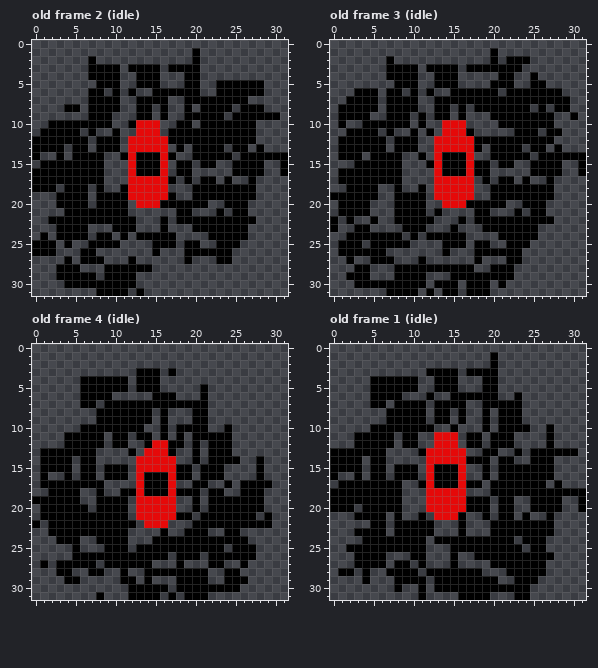
Pixel-art file -- Godot Project files/meta-game-jam-26/assets/Characters/Big Boss/swarm.ase. Above is the file before it was changed.
32x32 pixels, 8 frames. Shown: old frame 2 (idle), old frame 3 (idle), old frame 4 (idle), old frame 1 (idle). The commit also changed other frames, which this record leaves out.
After the commit:
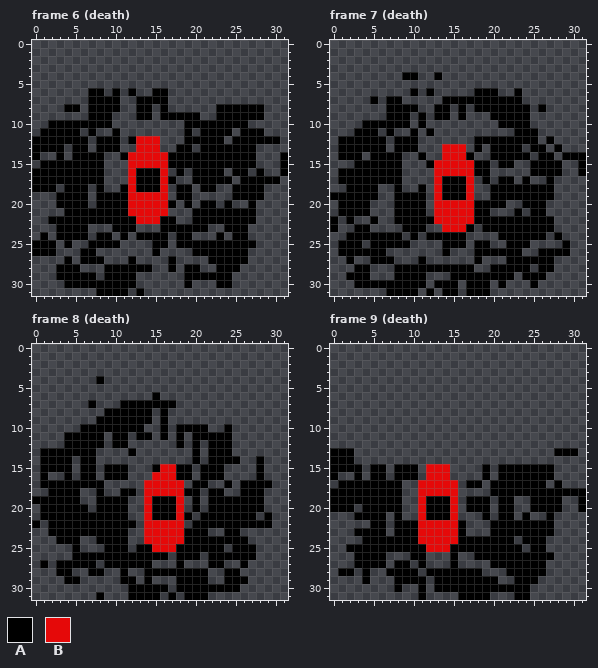
Palette (. is transparent): A #000000  B #e50909
A new or re-ordered frame is compared with the old frame closest to it.
Log entry: Add swarm death animation
From old to new:
frames 8 -> 24
Frame 6 (death) is new; against old frame 2 (idle), layer "Layer 1":
y 1: x 20 A -> .
y 2: x 7 A -> .; x 20 A -> .
y 3: x 7..10 AAAA -> ....; x 12..15 AAAA -> ....; x 17..20 AAAA -> ....
y 4: x 7..10 AAAA -> ....; x 13..15 AAA -> ...; x 19..20 AA -> ..
y 5: x 8..10 AAA -> ...; x 13..15 AAA -> ...; x 19..20 AA -> ..; x 23..28 AAAAAA -> ......
y 6: x 17..20 AAAA -> ....; x 23..28 AAAAAA -> ......
y 7: x 19..26 AAAAAAAA -> ........
y 8: x 19 A -> .; x 21..22 AA -> ..; x 25 . -> A
y 9: x 17..18 .. -> AA; x 21..22 AA -> ..; x 24 . -> A; x 29..30 AA -> ..
y 10: x 12..15 ABBB -> ....; x 18 A -> .; x 20 . -> A; x 27 A -> .
y 11: x 13..15 BBB -> ...; x 17..18 AA -> ..; x 20 A -> .; x 25 A -> .; x 28 . -> A
y 12: x 12 B -> A; x 16..18 BAA -> ...; x 24 A -> .; x 28..30 ... -> AAA
y 13: x 12 B -> .; x 16 B -> .; x 19..20 .A -> A.; x 24 . -> A; x 27..28 .A -> A.
y 14: x 13..15 AAA -> BBB; x 18..19 .. -> AA; x 25 . -> A; x 28..30 AAA -> ...
y 15: x 13..15 AAA -> BBB; x 17 . -> A; x 20 . -> A; x 23..24 .. -> AA; x 28 A -> .
y 16: x 19..23 A.... -> .AAAA; x 27 A -> .
y 17: x 13..15 BBB -> AAA; x 19..20 A. -> .A; x 23 . -> A; x 26 . -> A; x 28..30 ... -> AAA
y 18: x 13..15 BBB -> AAA; x 18..20 ..A -> AA.; x 23..24 AA -> ..; x 28 . -> A
y 19: x 17..24 A..AAAAA -> .AA.....; x 28 . -> A
y 20: x 12 . -> B; x 16 A -> B; x 18 A -> .; x 20 A -> .; x 22 . -> A; x 25..27 AA. -> ..A
y 21: x 12..16 ..... -> BBBBB; x 18..22 AA... -> ..AAA; x 24 . -> A; x 27 . -> A
y 22: x 13..15 ... -> BBB; x 17..19 .AA -> A..
y 23: x 17..19 ... -> AAA; x 22..23 AA -> ..
y 24: x 17..19 A.. -> .AA; x 22 A -> .; x 24 A -> .
y 25: x 17..18 A. -> .A; x 21..22 .. -> AA; x 26..27 .. -> AA
y 26: x 19 A -> .; x 25..26 .. -> AA
y 27: x 17 . -> A; x 19 A -> .; x 22 . -> A; x 25..26 .. -> AA
y 28: x 17 . -> A; x 19..20 .. -> AA; x 23..25 ... -> AAA
y 29: x 19..24 ...... -> AAAAAA
y 30: x 19 . -> A; x 23..24 .. -> AA
Frame 7 (death) is new; against old frame 3 (idle), layer "Layer 1":
y 1: x 20 A -> .
y 2: x 7 A -> .; x 20 A -> .; x 22..24 AAA -> ...
y 3: x 7..10 AAAA -> ....; x 12..15 AAAA -> ....; x 17..23 AAAAAAA -> .......
y 4: x 7..8 AA -> ..; x 14..15 AA -> ..; x 21..22 AA -> ..; x 25 A -> .
y 5: x 8..10 AAA -> ...; x 13..15 AAA -> ...; x 20..22 AAA -> ...; x 25..26 AA -> ..
y 6: x 3..5 AAA -> ...; x 7..8 AA -> ..; x 15..17 AAA -> ...; x 22 A -> .; x 24..28 AAAAA -> .....
y 7: x 2..4 AAA -> ...; x 9..10 AA -> ..; x 13 A -> .; x 24..29 AAAAAA -> ......
y 8: x 1..5 AAAAA -> .....; x 28..29 AA -> ..
y 9: x 1..4 AAAA -> ....; x 25..27 AAA -> ...; x 30 A -> .
y 10: x 1 A -> .; x 14..16 BBB -> ...; x 25..27 AAA -> ...
y 11: x 2 A -> .; x 14..17 BBBA -> ....; x 27..28 AA -> ..
y 12: x 13..17 BBBBB -> .....; x 26 A -> .
y 13: x 13 B -> .; x 17 B -> .
y 14: x 13..17 BAAAB -> .BBBA; x 28 A -> .
y 15..16: x 14..16 AAA -> BBB
y 17..19: x 14..16 BBB -> AAA
y 20: x 13 . -> B; x 17 A -> B
y 21: x 13..17 A.... -> BBBBB
y 22: x 13..17 ...A. -> BBBBB
y 23: x 14..17 .A.. -> BBBA; x 26..27 .. -> AA
y 24: x 26 . -> A; x 28 . -> A
y 25: x 29 . -> A
y 26: x 26..29 .... -> AAAA
y 27: x 24..27 .... -> AAAA
y 28: x 23..24 .. -> AA; x 26..27 .. -> AA
y 29: x 24..26 ... -> AAA
y 30: x 25 . -> A
Frame 8 (death) is new; against old frame 4 (idle), layer "Layer 1":
y 3: x 13..15 AAA -> ...; x 17 A -> .
y 4: x 6..7 AA -> ..; x 9..11 AAA -> ...; x 13..15 AAA -> ...
y 5: x 6..11 AAAAAA -> ......; x 13..15 AAA -> ...; x 21 A -> .
y 6: x 6..9 AAAA -> ....; x 16..17 AA -> ..; x 21 A -> .
y 7: x 6 A -> .; x 9..10 AA -> ..; x 18..21 AAAA -> ....
y 8: x 8 A -> .; x 20..21 AA -> ..
y 9: x 20..21 AA -> ..
y 12: x 14..17 ABBA -> ....
y 13: x 14..17 BBBA -> ....
y 14: x 13..17 BBBBB -> .....
y 15: x 13..15 BBB -> ..A
y 16: x 13..16 BAAA -> ..BB
y 17: x 13..16 BAAA -> .BBB; x 18 . -> B
y 18: x 13..16 BAAA -> .BBB; x 18 A -> B
y 19..20: x 13 B -> .; x 15..18 BBB. -> AAAB
y 21: x 13 B -> .; x 15..18 BBBA -> AAAB
y 22: x 17..18 .. -> BB
y 23: x 14..18 ..A.. -> BBBBB
y 24: x 14..18 .AAAA -> BBBBB
y 25: x 15..17 AAA -> BBB
Frame 9 (death) is new; against old frame 1 (idle), layer "Layer 1":
y 1..2: x 20 A -> .
y 3: x 12..15 AAAA -> ....; x 17..20 AAAA -> ....
y 4..5: x 5..10 AAAAAA -> ......; x 13..15 AAA -> ...; x 19..20 AA -> ..
y 6: x 5..8 AAAA -> ....; x 12 A -> .; x 15..20 AAAAAA -> ......; x 23 A -> .
y 7: x 5..6 AA -> ..; x 8..11 AAAA -> ....; x 13..16 AAAA -> ....; x 19..23 AAAAA -> .....
y 8..9: x 7..11 AAAAA -> .....; x 13..14 AA -> ..; x 16 A -> .; x 19 A -> .; x 21..23 AAA -> ...
y 10: x 5..12 AAAAAAAA -> ........; x 15 A -> .; x 19 A -> .; x 21..24 AAAA -> ....; x 27 A -> .
y 11..12: x 3..7 AAAAA -> .....; x 9..10 AA -> ..; x 13..15 BBB -> ...; x 17..18 AA -> ..; x 20..22 AAA -> ...; x 27 A -> .
y 13: x 3..6 AAAA -> ....; x 11..16 ABBBBB -> ......; x 19..20 AA -> ..; x 23 A -> .; x 25..27 AAA -> ...
y 14: x 3 A -> .; x 5..6 AA -> ..; x 12..19 BBBBBAAA -> ........; x 21..22 AA -> ..; x 25..27 AAA -> ...
y 15..16: x 13..16 AAAB -> BB..
y 17: x 11 A -> B; x 13..16 AAAB -> BBB.
y 18: x 11 . -> B; x 16 B -> .
y 19..20: x 11..14 .BBB -> BAAA; x 16 B -> .
y 21: x 11..14 A.BB -> BAAA; x 16 A -> .
y 22..23: x 11..15 AA... -> BBBBB
y 24: x 11..15 A.AAA -> BBBBB
y 25: x 12..14 ... -> BBB
Boxes around the changes in both pictures, in picture pixels (x1, y1, x2, y2):
changed: (88, 48, 280, 288)
changed: (338, 48, 578, 288)
changed: (80, 368, 208, 552)
changed: (354, 352, 554, 552)
